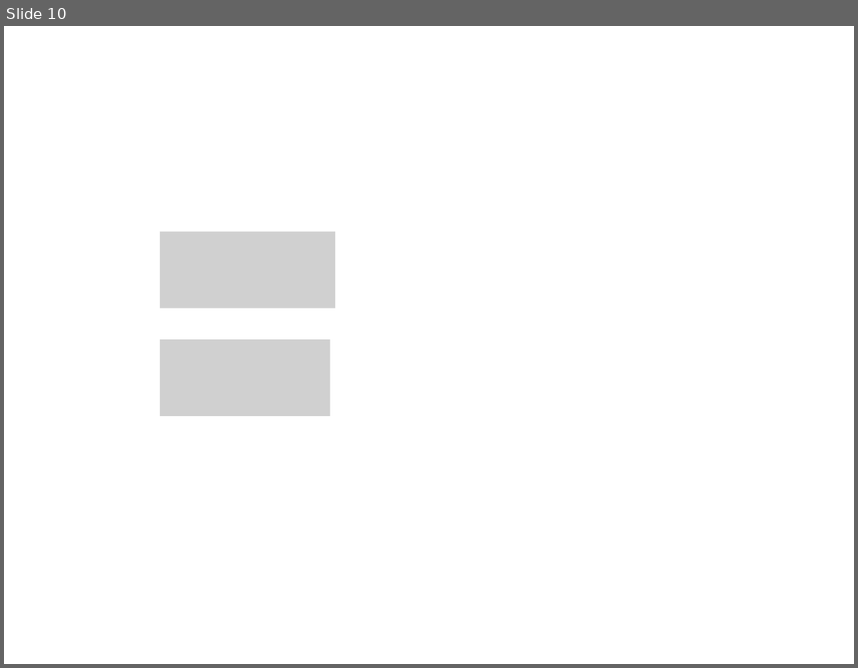
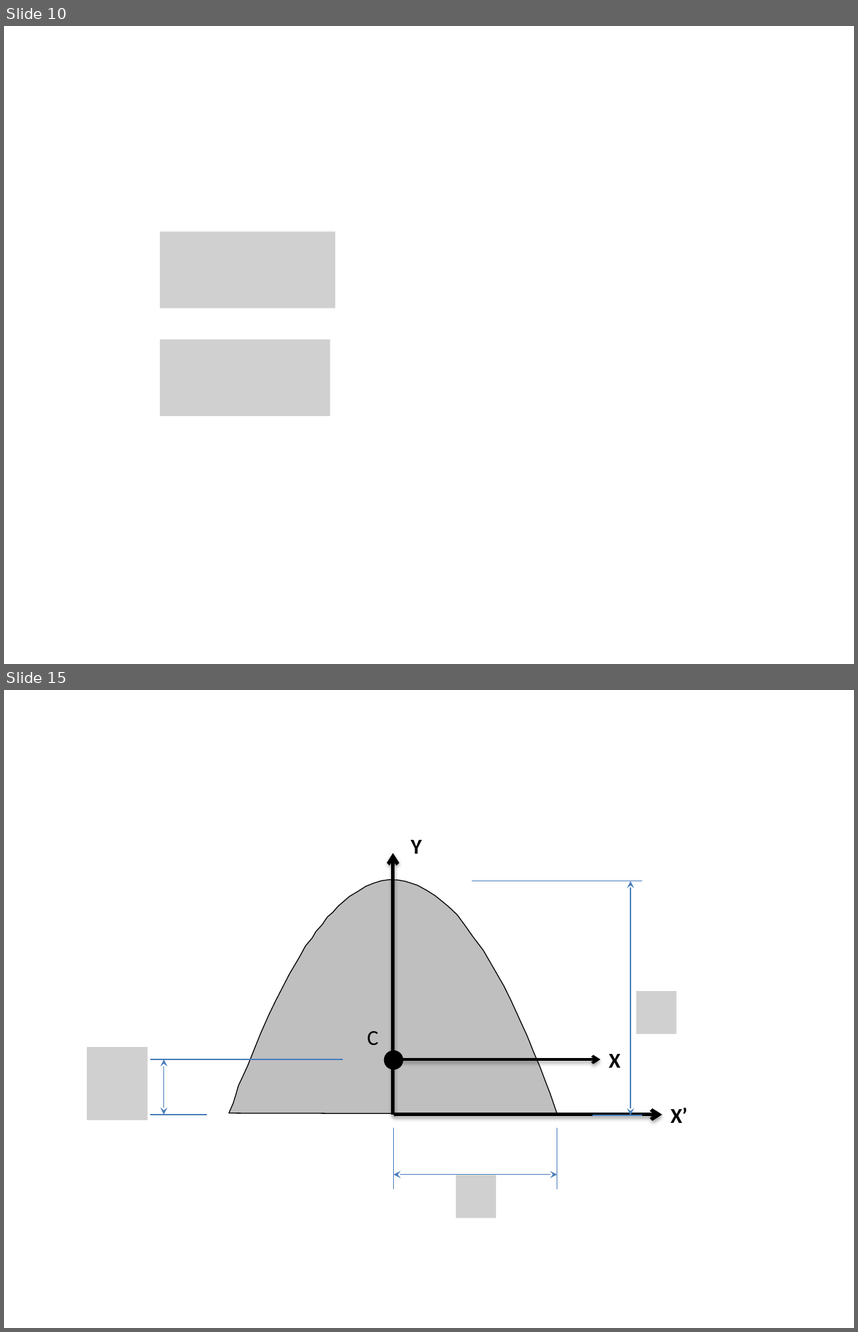
Before and after one commit to JacobMoore/mechanics_textbook, a slide deck: Lecture Slides/2DCentroidDiagrams_diagrams.pptx. Shown one above the other, each under a label of ours: slide 10 before the commit, slides 10 and 15 after it; the slides between them are not shown. The pictures are 858x668 and 858x1332 pixels, drawn with LibreOffice and Linux fonts; fonts in the diff are those of the drawing; grey boxes stand for pictures. Boxes give left, top, right and bottom in pixels: in the first picture for what was removed or moved away, otherwise in the second. Text is boxed around its words. In the diff, an @@ line names an element or a change of style, - is before the commit and + after.

```diff
--- a/Lecture Slides/2DCentroidDiagrams_diagrams.pptx
+++ b/Lecture Slides/2DCentroidDiagrams_diagrams.pptx
@@ slide 15 added at [4,690,854,1328], background #FFFFFF @@
@@ arrow added from (393, 1114) to (393, 854), #000000 3 pt @@
@@ text added at [411,840,422,854], 18 pt, text #000000, bold @@
+Y
@@ freeform shape added at [229,880,557,1114], fill #BFBFBF, outline #000000 0.75 pt @@
@@ line added from (473, 881) to (642, 881), #4B7EBC 0.75 pt @@
@@ double arrow added from (631, 881) to (631, 1115), #4B7EBC 0.75 pt @@
@@ picture added at [637,991,677,1034] @@
@@ text added at [367,1031,378,1045], 18 pt, text #000000 @@
+C
@@ picture added at [87,1047,148,1120] @@
@@ line added from (342, 1059) to (150, 1059), #4B7EBC 0.75 pt @@
@@ double arrow added from (164, 1059) to (164, 1114), #4B7EBC 0.75 pt @@
@@ ellipse added at [385,1052,402,1068], fill #000000, outline #000000 2 pt @@
@@ arrow added from (402, 1059) to (601, 1059), #000000 2.25 pt @@
@@ text added at [609,1054,621,1067], 18 pt, text #000000, bold @@
+X
@@ line added from (206, 1114) to (150, 1114), #4B7EBC 0.75 pt @@
@@ arrow added from (393, 1114) to (662, 1114), #000000 3 pt @@
@@ line added from (593, 1115) to (642, 1115), #4B7EBC 0.75 pt @@
@@ text added at [671,1107,688,1123], 18 pt, text #000000, bold @@
+X’
@@ line added from (393, 1127) to (393, 1189), #4B7EBC 0.75 pt @@
@@ line added from (557, 1127) to (557, 1189), #4B7EBC 0.75 pt @@
@@ double arrow added from (393, 1174) to (557, 1174), #4B7EBC 0.75 pt @@
@@ picture added at [456,1174,496,1217] @@
```
Also in this commit, not shown: 5 other slides added, 13 other files.
